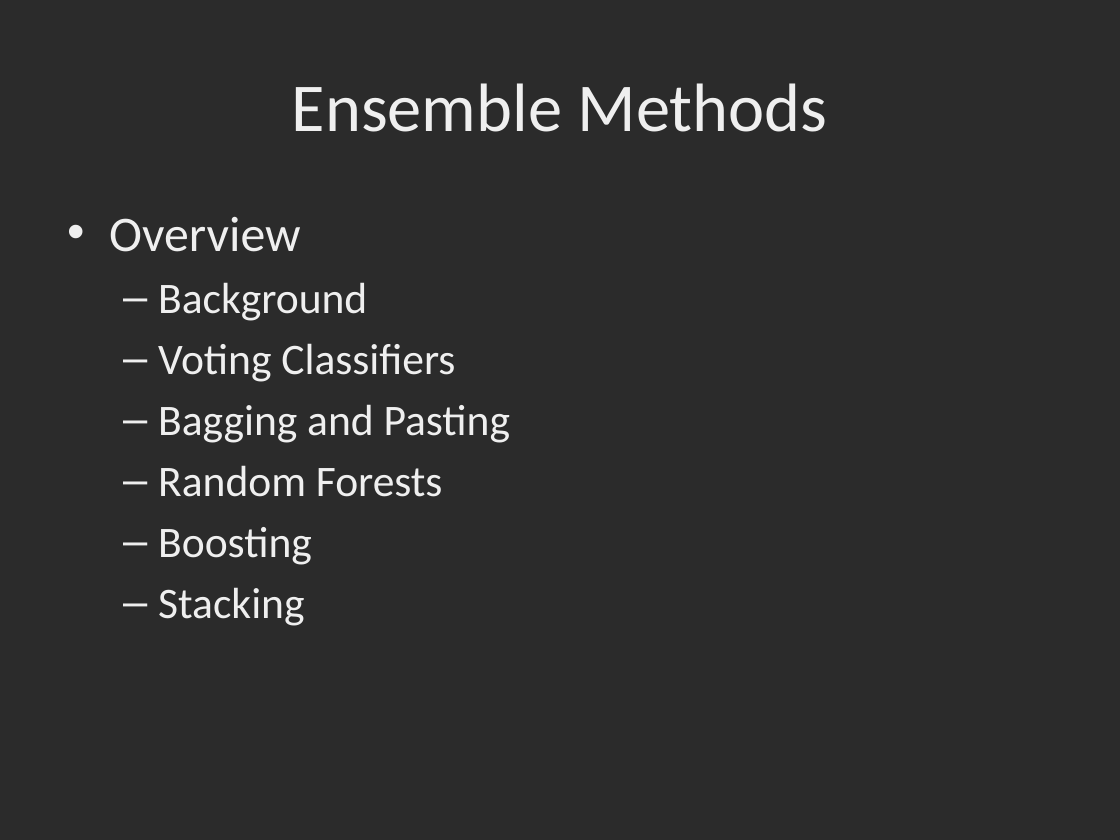
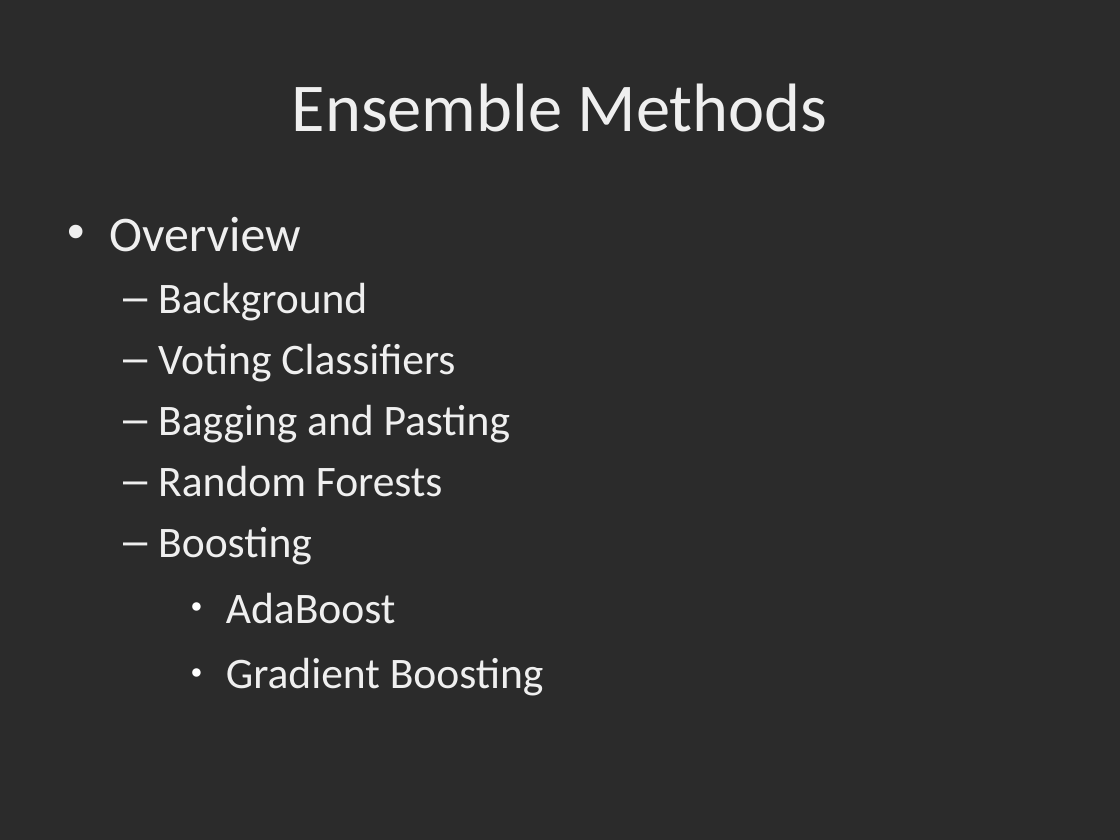
Before and after one commit to dbowmans46/PracticalProgramming, a slide deck: slide 2 of Session 7 - Python/Instructional Material/Machine Learning Slides/Session 7 - Python ML 9: Ensemble Methods.odp. Drawn at 1120x840 pixels with LibreOffice and Linux fonts; fonts in the diff are those of the drawing; background and template pictures are left out; a plain dark background stands for a picture behind light text. Boxes give left, top, right and bottom in pixels: in the first picture for what was removed or moved away, otherwise in the second. Text is boxed around its words. In the diff, an @@ line names an element or a change of style, - is before the commit and + after.

```diff
--- a/Session 7 - Python/Instructional Material/Machine Learning Slides/Session 7 - Python ML 9: Ensemble Methods.odp
+++ b/Session 7 - Python/Instructional Material/Machine Learning Slides/Session 7 - Python ML 9: Ensemble Methods.odp
@@ text at [226, 592, 544, 696]: text changed @@
-  – Stacking
+    ● AdaBoost
+    ● Gradient Boosting
```
Also in this commit, not shown: 1 slide removed.
